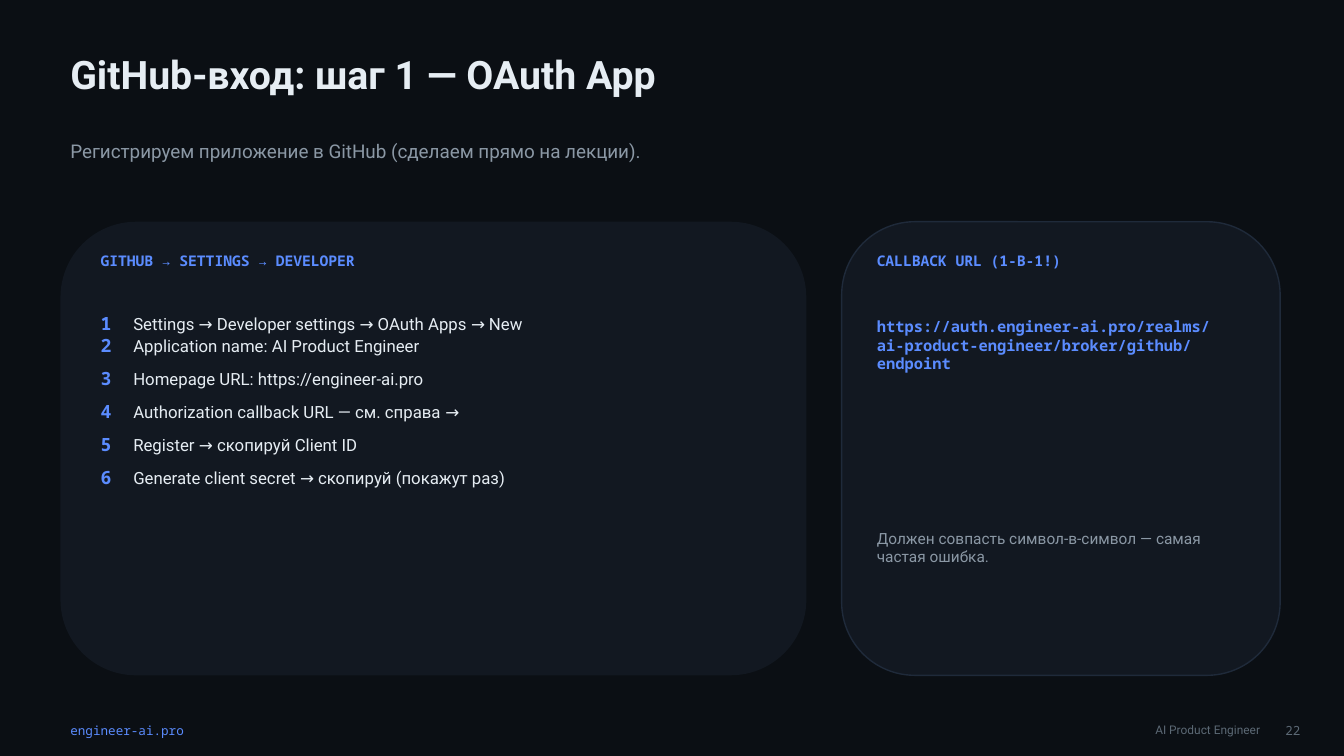
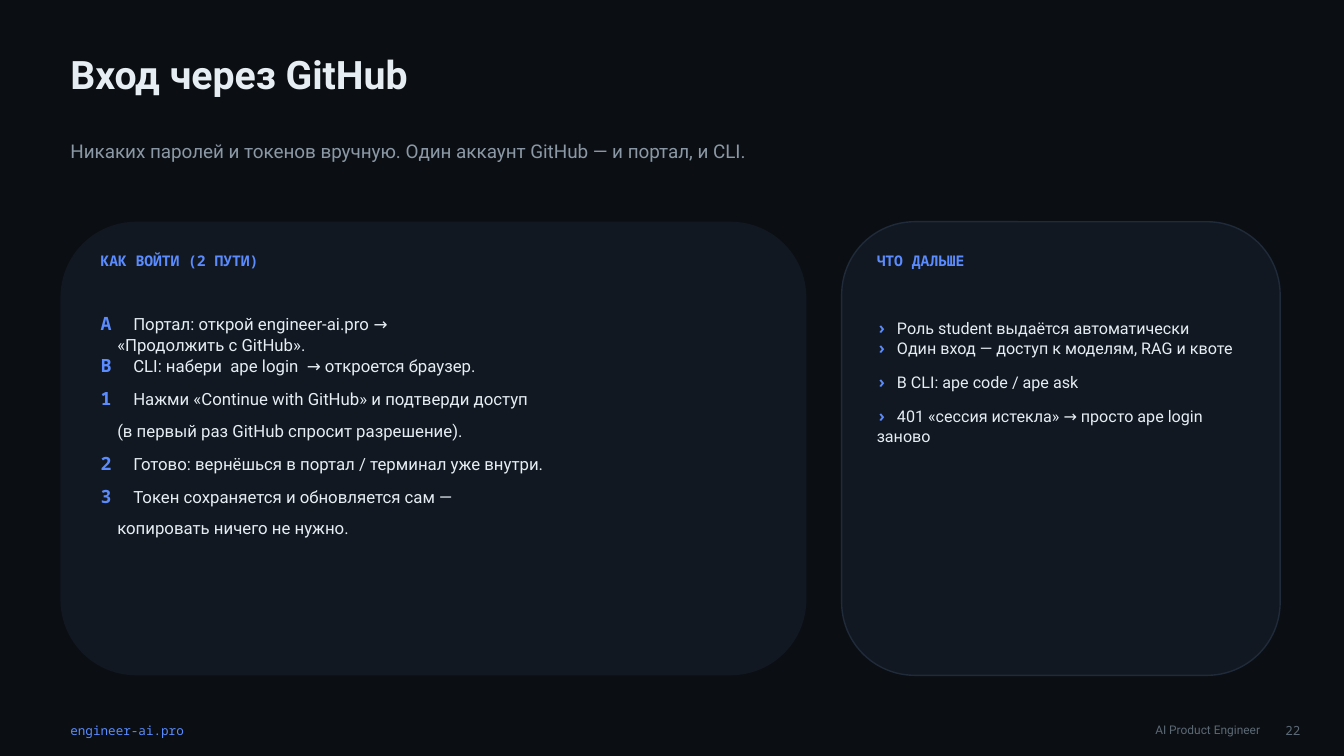
Before and after one commit to mkhlsokolenko-ai/ai-product-engineer, a slide deck: slide 22 of docs/lecture-1/Лекция-1-Вводная.pptx. Drawn at 1344x756 pixels with LibreOffice and Linux fonts; fonts in the diff are those of the drawing. Boxes give left, top, right and bottom in pixels: in the first picture for what was removed or moved away, otherwise in the second. Text is boxed around its words. In the diff, an @@ line names an element or a change of style, - is before the commit and + after.

Commit message:
Слайды: вход через GitHub переписан под студента; настройка OAuth App/Keycloak вынесена в отдельный слайд для лектора; обновлён pptx в docs

```diff
--- a/docs/lecture-1/Лекция-1-Вводная.pptx
+++ b/docs/lecture-1/Лекция-1-Вводная.pptx
@@ text at box(70, 59, 408, 97): text changed @@
-GitHub-вход: шаг 1 — OAuth App
+Вход через GitHub
@@ text at box(70, 144, 745, 162): text changed @@
-Регистрируем приложение в GitHub (сделаем прямо на лекции).
+Никаких паролей и токенов вручную. Один аккаунт GitHub — и портал, и CLI.
@@ text at box(101, 253, 259, 269): text changed @@
-GITHUB → SETTINGS → DEVELOPER
+КАК ВОЙТИ (2 ПУТИ)
@@ text at box(877, 255, 965, 269): text changed @@
-CALLBACK URL (1-В-1!)
+ЧТО ДАЛЬШЕ
@@ text at box(101, 317, 543, 538): text changed @@
-1 Settings → Developer settings → OAuth Apps → New
-2 Application name: AI Product Engineer
-3 Homepage URL: https://engineer-ai.pro
-4 Authorization callback URL — см. справа →
-5 Register → скопируй Client ID
-6 Generate client secret → скопируй (покажут раз)
+A Портал: открой engineer-ai.pro →
+«Продолжить с GitHub».
+B CLI: набери ape login → откроется браузер.
+1 Нажми «Continue with GitHub» и подтверди доступ
+(в первый раз GitHub спросит разрешение).
+2 Готово: вернёшься в портал / терминал уже внутри.
+3 Токен сохраняется и обновляется сам —
+копировать ничего не нужно.
@@ text at box(877, 322, 1233, 442): text changed; size 11 to 11.5 pt; font Noto Sans Mono to Roboto; text colour #5B8CFF to #E6EDF3; bold off @@
-https://auth.engineer-ai.pro/realms/
-ai-product-engineer/broker/github/endpoint
+› Роль student выдаётся автоматически
+› Один вход — доступ к моделям, RAG и квоте
+› В CLI: ape code / ape ask
+› 401 «сессия истекла» → просто ape login заново
@@ text removed at box(877, 533, 1201, 562) @@
-Должен совпасть символ-в-символ — самая частая ошибка.
```
Also in this commit, not shown: 1 other slide changed.
